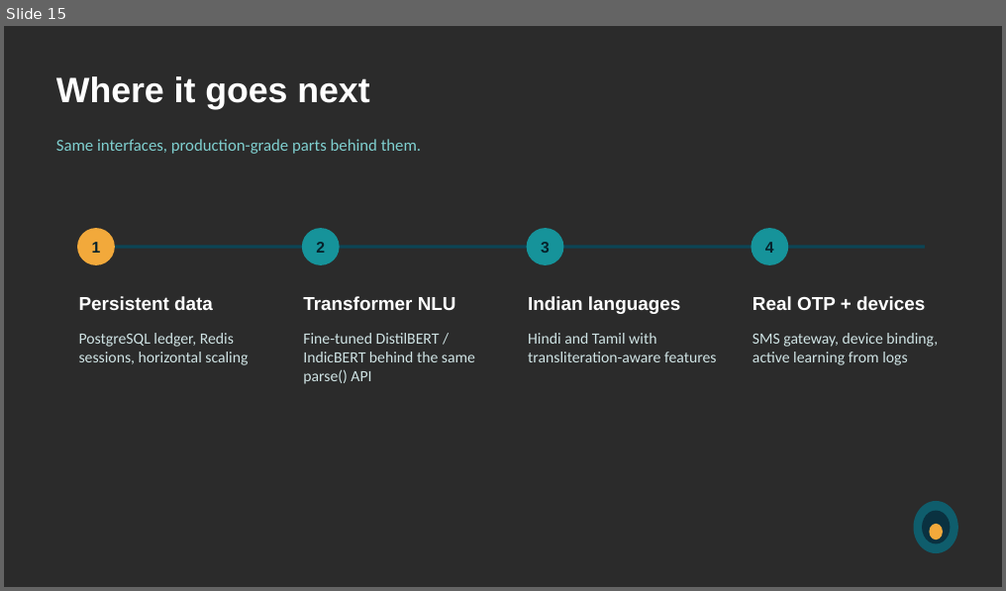
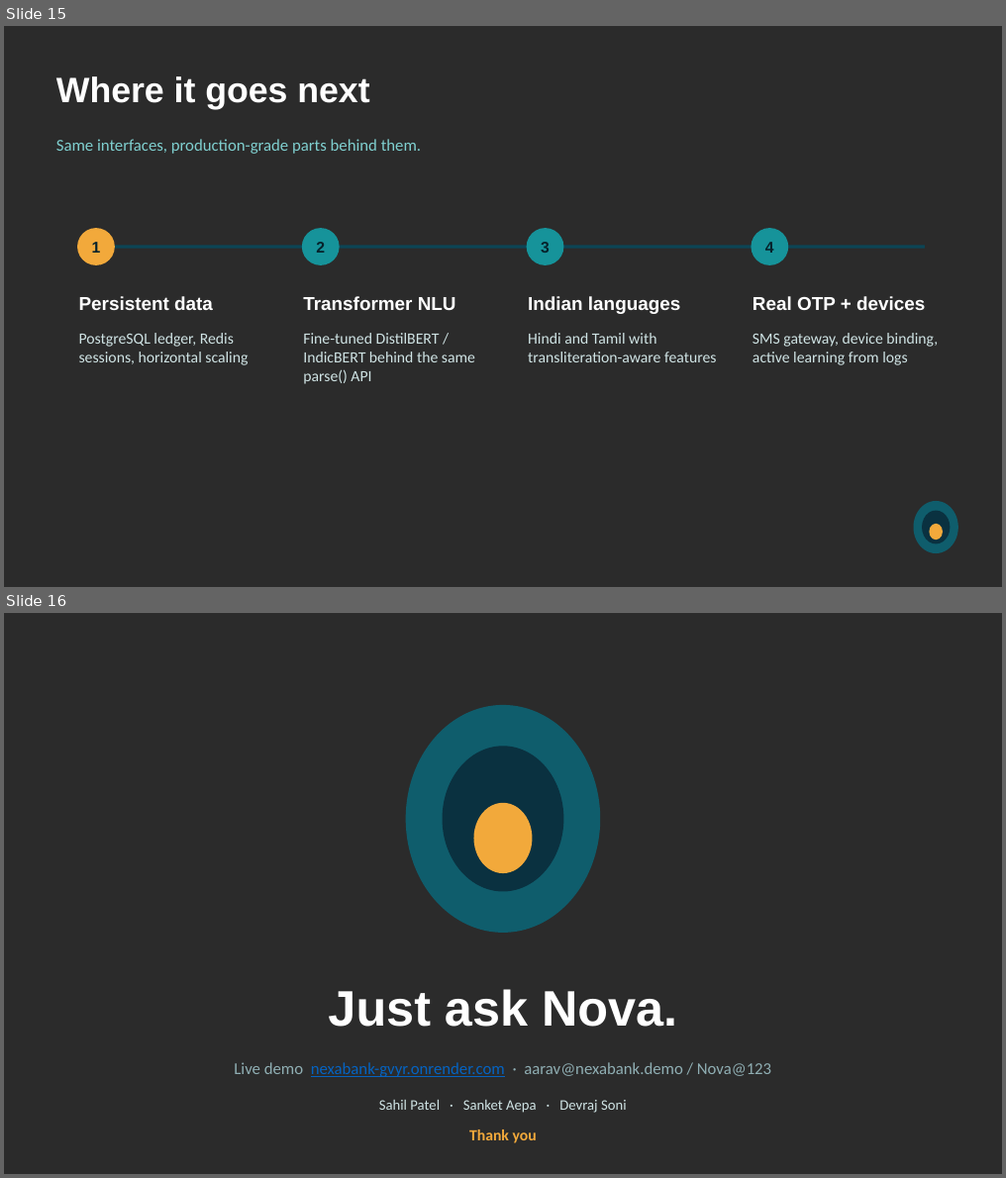
Before and after one commit to Sahil-Patel180/nexabank, a slide deck: deck/Nova_Showreel.pptx. Shown one above the other, each under a label of ours: slide 15 before the commit, slides 15 and 16 after it. The pictures are 1006x591 and 1006x1178 pixels, drawn with LibreOffice and Linux fonts; fonts in the diff are those of the drawing; background and template pictures are left out; a plain dark background stands for a picture behind light text. Boxes give left, top, right and bottom in pixels: in the first picture for what was removed or moved away, otherwise in the second. Text is boxed around its words. In the diff, an @@ line names an element or a change of style, - is before the commit and + after.

```diff
--- a/deck/Nova_Showreel.pptx
+++ b/deck/Nova_Showreel.pptx
@@ slide 16 added at (x1=4, y1=613, x2=1002, y2=1174), background picture (left out) @@
@@ ellipse added at (x1=406, y1=705, x2=601, y2=933), fill #0F5D6C @@
@@ ellipse added at (x1=442, y1=747, x2=563, y2=892), fill #0A3140 @@
@@ ellipse added at (x1=474, y1=803, x2=533, y2=873), fill #F2A93B @@
@@ text added at (x1=328, y1=989, x2=677, y2=1027), 48 pt, text #FFFFFF, bold @@
+Just ask Nova.
@@ text added at (x1=234, y1=1062, x2=771, y2=1077), 16 pt, text #8FAEB3 @@
+Live demo nexabank-gvyr.onrender.com · aarav@nexabank.demo / Nova@123
@@ text added at (x1=379, y1=1100, x2=627, y2=1113), 14 pt, text #CFE3E4 @@
+Sahil Patel · Sanket Aepa · Devraj Soni
@@ text added at (x1=469, y1=1130, x2=537, y2=1144), 15 pt, text #F2A93B, bold @@
+Thank you
```
Also in this commit, not shown: 2 slides changed, 1 slide removed.
